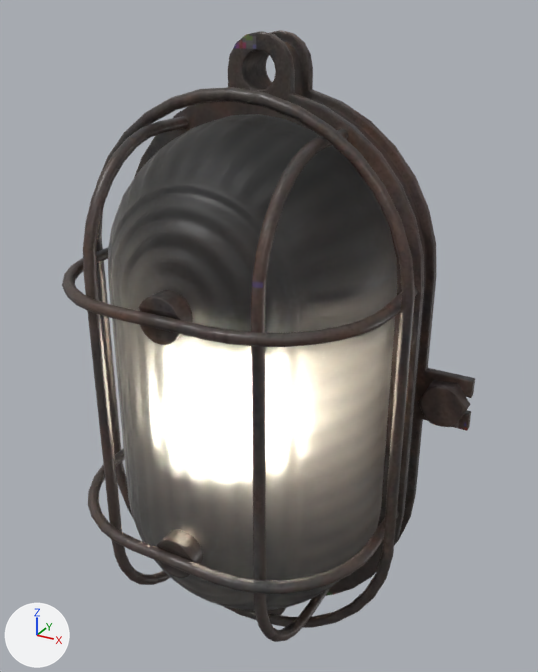
An edit to the glTF model public/assets/props/wall-lamp/model.glb, drawn before and after from the same camera.
One viewpoint serves both versions: a camera (50 mm lens) standing at (0.224, -0.423, 0.227) and looking at (0.015, -0.043, 0.037). Every picture has the same lights, and +X, +Y and +Z are marked at lower left. The picture after the commit comes second.

In view in the first picture: 'industrial_wall_lamp'.
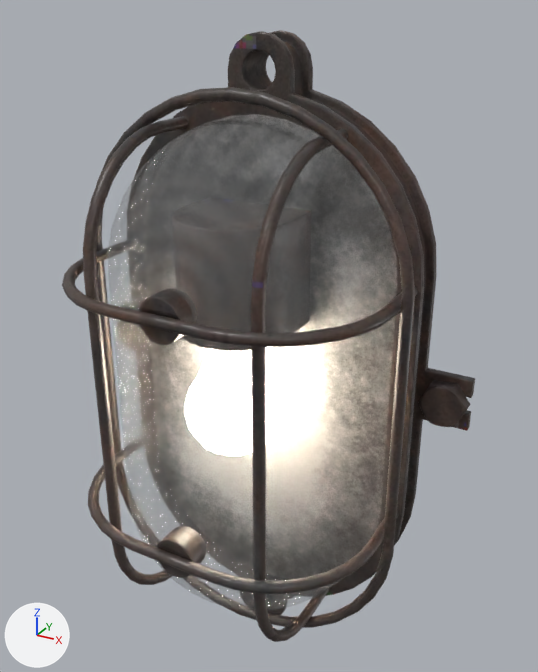
Commit message: Replace transmissive prop glass with plain see-through glass

Edits to the bpy script that builds the scene:
```text
Change mat_industrial_wall_lamp_glass:
    remove # nodes: BsdfPrincipled, Math, NormalMap, OutputMaterial, SeparateColor, TexImage x3
    nodes: BsdfPrincipled, Math x2, NormalMap, OutputMaterial, SeparateColor, TexImage x3
```

Where the change shows, as pixel boxes (x1, y1, x2, y2) in the pictures (538 x 672 px):
'industrial_wall_lamp', surface changed: (71, 101, 421, 634) in both
